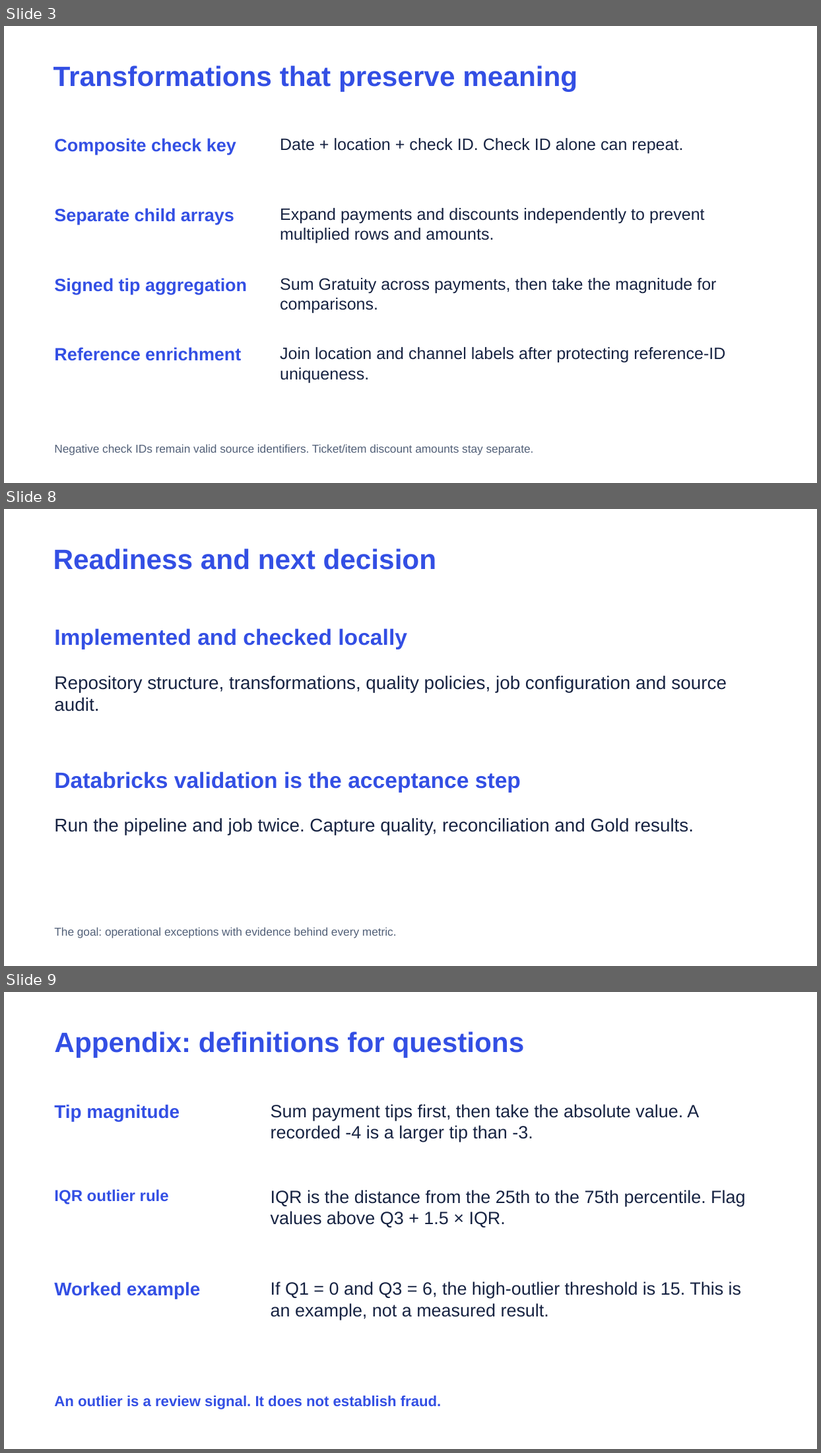
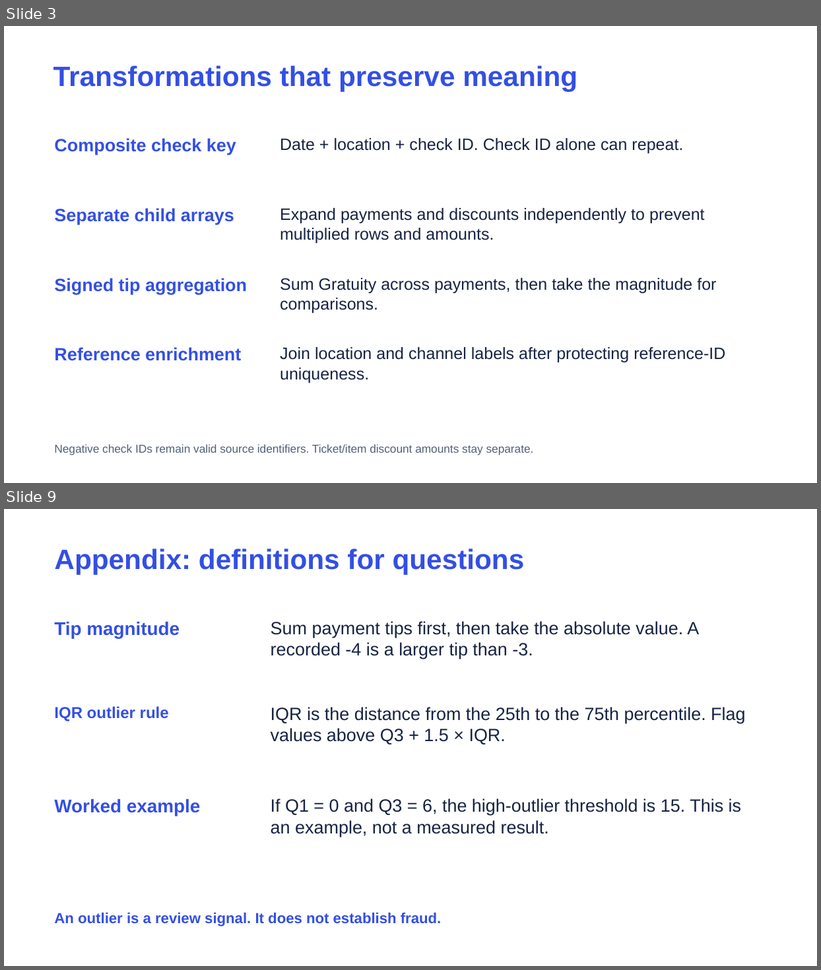
Before and after one commit to brunogcampa/sun-holdings-applebees-fraud-detection, a slide deck: src/transformations/gold/Applebees_Phase2_EN.pptx. Shown one above the other, each under a label of ours: slides 3, 8 and 9 before the commit, slides 3 and 9 after it; the slides between them are not shown. The pictures are 821x1453 and 821x970 pixels, drawn with LibreOffice and Linux fonts; fonts in the diff are those of the drawing. Boxes give left, top, right and bottom in pixels: in the first picture for what was removed or moved away, otherwise in the second. Text is boxed around its words. In the diff, an @@ line names an element or a change of style, - is before the commit and + after.

Commit message:
Record verified pipeline and first complete job run, update five-minute English presentation

```diff
--- a/src/transformations/gold/Applebees_Phase2_EN.pptx
+++ b/src/transformations/gold/Applebees_Phase2_EN.pptx
@@ slide 8 removed at (x1=4, y1=509, x2=817, y2=966), background #FFFFFF @@
@@ text removed at (x1=54, y1=549, x2=437, y2=570) @@
-Readiness and next decision
@@ text removed at (x1=54, y1=628, x2=407, y2=650) @@
-Implemented and checked locally
@@ text removed at (x1=54, y1=675, x2=727, y2=712) @@
-Repository structure, transformations, quality policies, job configuration and source audit.
@@ text removed at (x1=54, y1=772, x2=521, y2=793) @@
-Databricks validation is the acceptance step
@@ text removed at (x1=54, y1=818, x2=694, y2=835) @@
-Run the pipeline and job twice. Capture quality, reconciliation and Gold results.
@@ text removed at (x1=54, y1=927, x2=397, y2=939) @@
-The goal: operational exceptions with evidence behind every metric.
```
Also in this commit, not shown: 6 slides changed, 2 slides added, 1 other slide removed, 14 other files.
